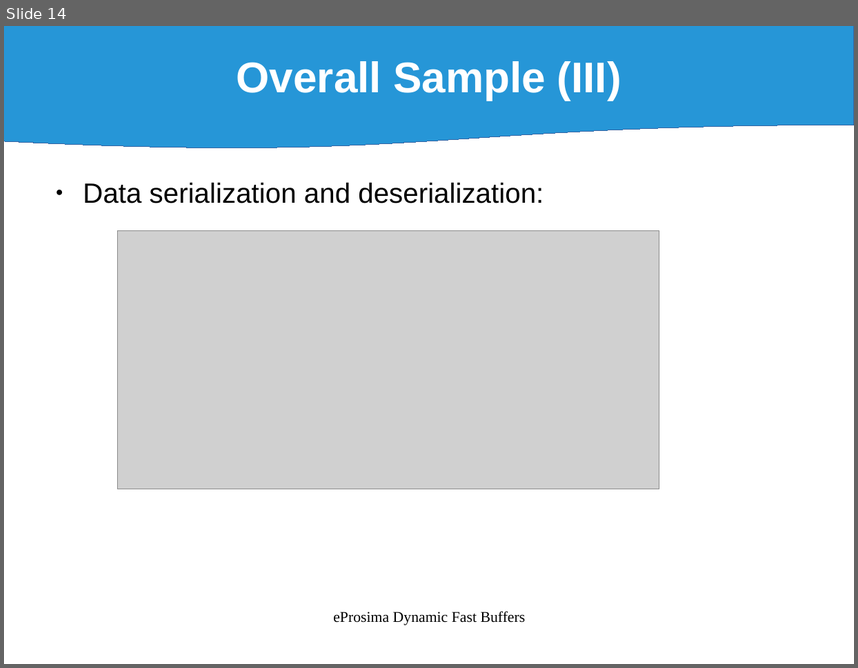
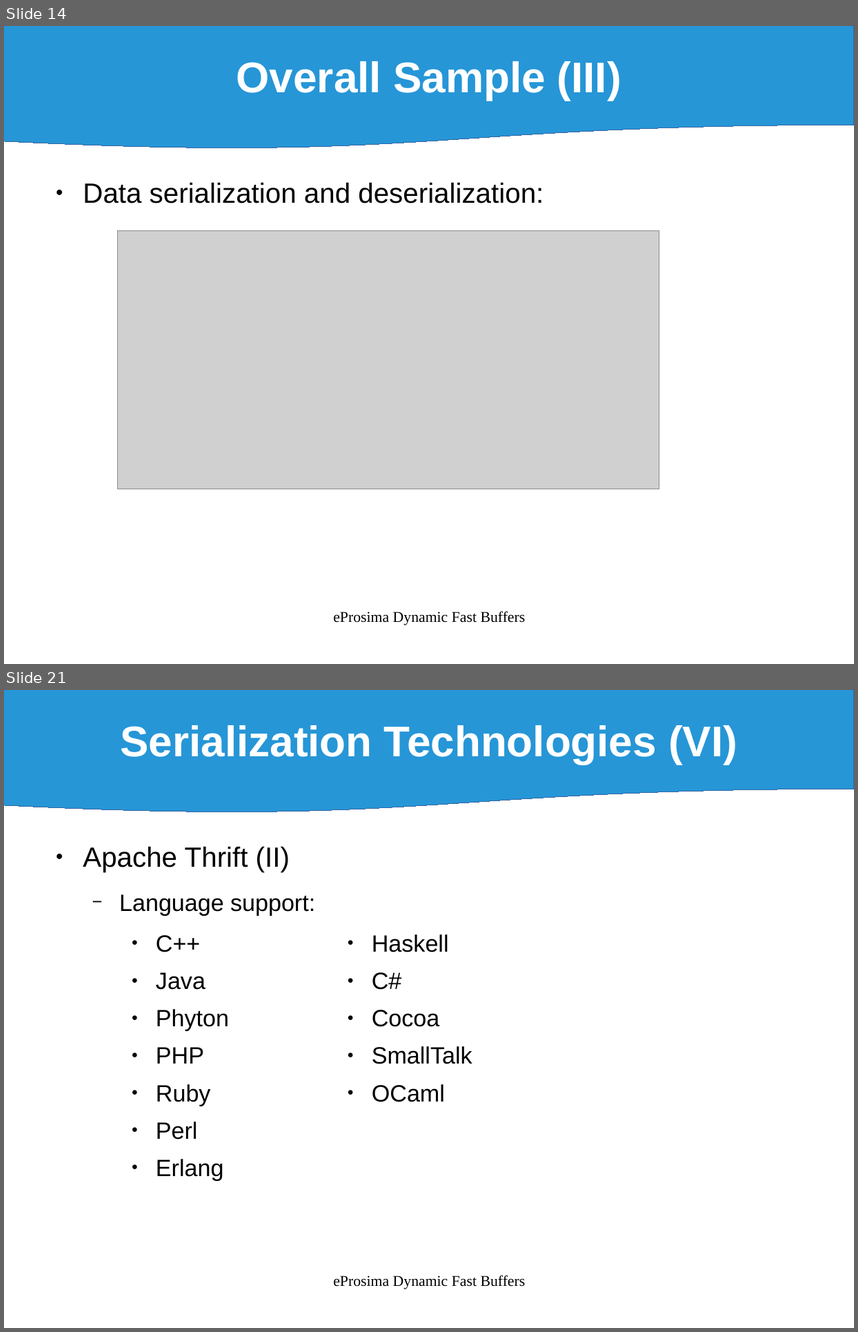
Before and after one commit to eProsima/Dynamic-Fast-Buffers, a slide deck: doc/DynamicFastBuffers_v0.1.odp. Shown one above the other, each under a label of ours: slide 14 before the commit, slides 14 and 21 after it; the slides between them are not shown. The pictures are 858x668 and 858x1332 pixels, drawn with LibreOffice and Linux fonts; fonts in the diff are those of the drawing; grey boxes stand for pictures. Boxes give left, top, right and bottom in pixels: in the first picture for what was removed or moved away, otherwise in the second. Text is boxed around its words. In the diff, an @@ line names an element or a change of style, - is before the commit and + after.

```diff
--- a/doc/DynamicFastBuffers_v0.1.odp
+++ b/doc/DynamicFastBuffers_v0.1.odp
@@ slide 21 added at (x1=4, y1=690, x2=854, y2=1328), background #FFFFFF @@
@@ flow chart document added at (x1=4, y1=690, x2=854, y2=814), fill #0084D1 at 85% opacity, outline #3465A4 0 pt, 40 pt, text #FFFFFF, bold @@
+Serialization Technologies (VI)
@@ text added at (x1=83, y1=846, x2=315, y2=1180), 22 pt, text #000000 @@
+● Apache Thrift (II)
+  − Language support:
+    ● C++
+    ● Java
+    ● Phyton
+    ● PHP
+    ● Ruby
+    ● Perl
+    ● Erlang
@@ text added at (x1=372, y1=934, x2=473, y2=1102), 22 pt, text #000000 @@
+    ● Haskell
+    ● C#
+    ● Cocoa
+    ● SmallTalk
+    ● OCaml
@@ text added at (x1=333, y1=1274, x2=526, y2=1289), 14 pt, text #000000 @@
+eProsima Dynamic Fast Buffers
```
Also in this commit, not shown: 4 slides changed, 20 other slides added, 8 other files.
